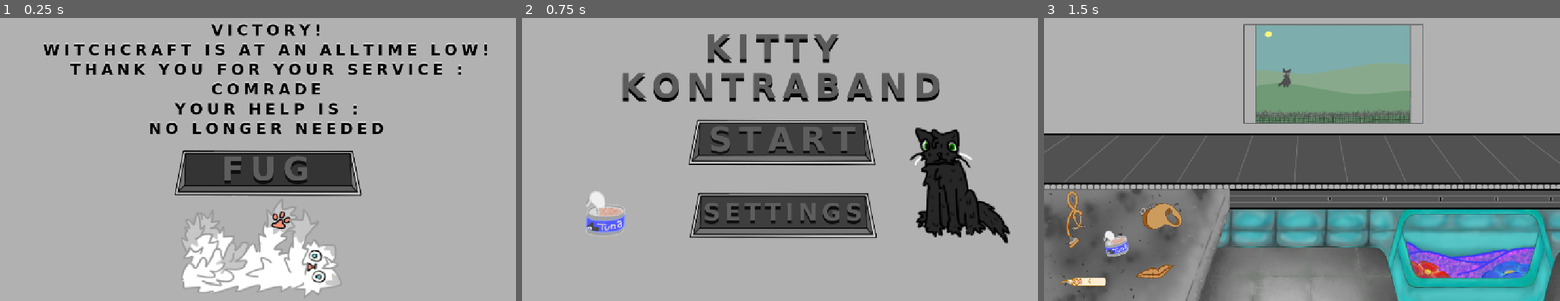
Above: before the commit, frames 1-3 (left to right).
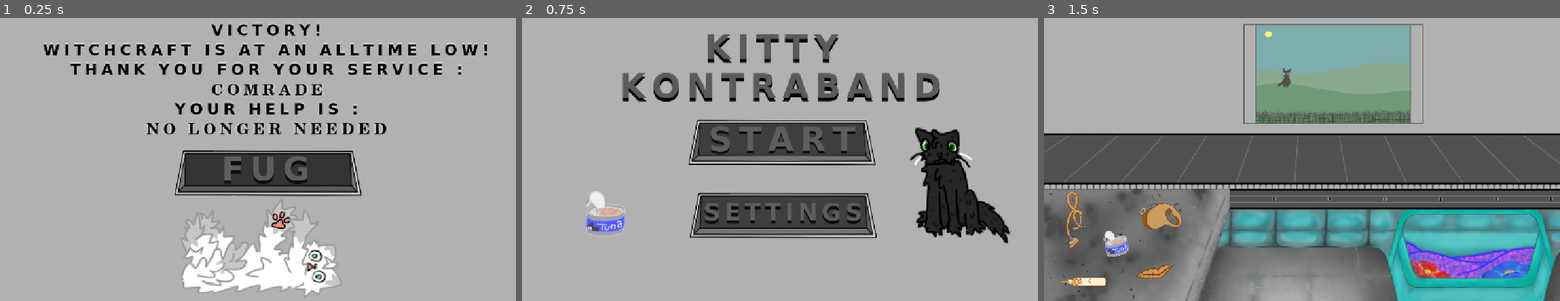
Above: after the commit, the same moments.

Repository: zwiebelkaramell/KITTY-KONTRABAND
Game: Godot game, scene res://Assets/Scenes/Win.tscn
The game is run twice, just before and just after one commit, with the same random seed, the same clock (stepped at 60 frames per second) and the same inputs. This scene is started directly instead of the project's main scene. Sound files missing from this copy of the repository are replaced by a short silence.
Inputs (mouse positions are in pixels of both pictures, inside the frame that each line leads up to):
- Up to frame 1 (0.25 s): no input
- Up to frame 2 (0.75 s): click (790, 170) at 0.5 s
- Up to frame 3 (1.5 s): click (1302, 139) at 1.25 s

The runs differ from the first frame. In frame 1, 1.4% of the frame differs, in the area x 28-75%, y 22-42%; in frame 2, nothing differs; in frame 3, nothing differs.

Commit message:
WALL DEC ADDED

Diff:
--- a/Assets/Scenes/Win.tscn
+++ b/Assets/Scenes/Win.tscn
@@ -1,7 +1,7 @@
 [gd_scene format=3 uid="uid://hu0m0ncbkoam"]
 
 [ext_resource type="Script" uid="uid://ce3qab6pjcfgs" path="res://Assets/Scenes/win.gd" id="1_xj2gl"]
-[ext_resource type="Texture2D" uid="uid://178fkdgcxjwy" path="res://Assets/Art/boxes and menus/WIN SCREEN.png" id="2_1emqh"]
+[ext_resource type="Texture2D" uid="uid://dudpupys8mjxp" path="res://Assets/Art/boxes and menus/ROBOT NO LONGER NEEDED.png" id="2_1emqh"]
 [ext_resource type="Texture2D" uid="uid://c6npgx03r54ab" path="res://Assets/Art/boxes and menus/FUG.png" id="3_mnqrj"]
 
 [sub_resource type="LabelSettings" id="LabelSettings_c0ktc"]
